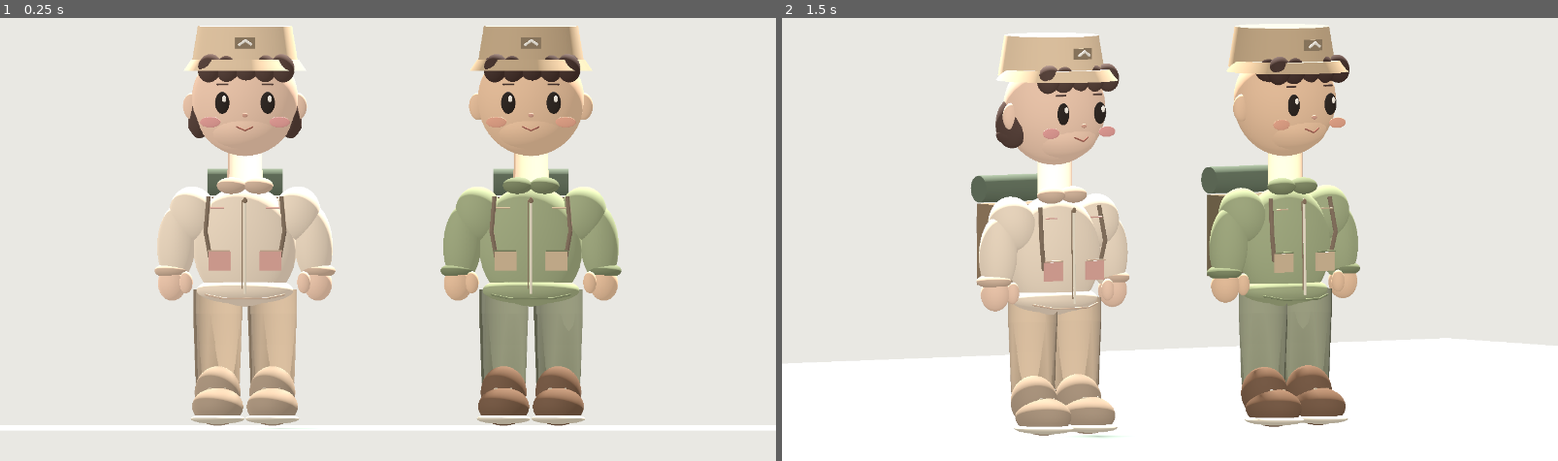
Above: before the commit, frames 1-2 (left to right).
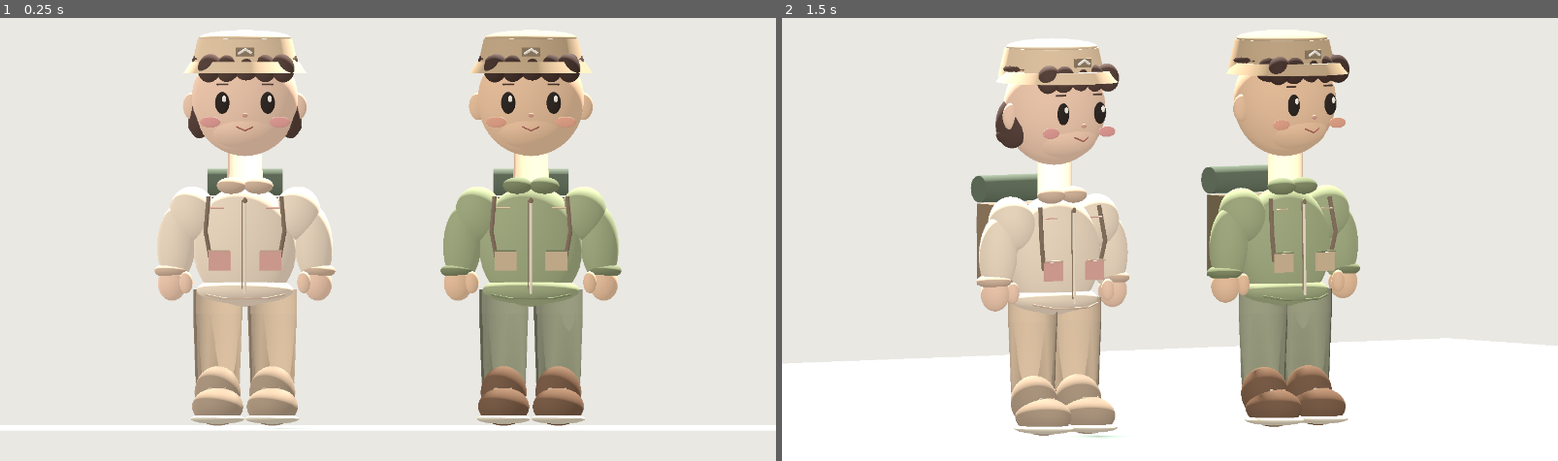
Above: after the commit, the same moments.

Repository: dlsgur3021-ai/inghyuk
Game: Godot game, scene res://main.tscn
Same seed, same stepped clock (60 frames per second), same inputs: the game is played once before the commit and once after it.
Inputs:
- Up to frame 1 (0.25 s): no input
- Up to frame 2 (1.5 s): tap Enter at 0.5 s; tap Space at 1.25 s

The runs differ from the first frame. In frame 1, 1.3% of the frame differs, in the area x 24-77%, y 1-13%; in frame 2, 1.3%, in the area x 27-74%, y 1-16%.

Commit message:
Round off low camping bucket hats and correct badge height

Diff:
--- a/camp-story-capture/main.gd
+++ b/camp-story-capture/main.gd
@@ -470,20 +470,21 @@
     var crown := CylinderMesh.new()
     crown.top_radius = .218
     crown.bottom_radius = .248
-    crown.height = .185
+    crown.height = .132
     crown.radial_segments = 40
     var crown_mesh := mesh_node(root,crown,hat)
-    crown_mesh.position = Vector3(0,1.757,.026)
+    crown_mesh.position = Vector3(0,1.725,.026)
+    ellipsoid(root,Vector3(0,1.797,.025),Vector3(.212,.035,.210),hat)
     var brim := CylinderMesh.new()
     brim.top_radius = .250
     brim.bottom_radius = .284
     brim.height = .051
     brim.radial_segments = 40
     var brim_mesh := mesh_node(root,brim,hat)
-    brim_mesh.position = Vector3(0,1.669,-.020)
-    rounded_box(root,Vector3(0,1.772,-.218),Vector3(.094,.052,.014),"947f64")
+    brim_mesh.position = Vector3(0,1.660,-.020)
+    rounded_box(root,Vector3(0,1.730,-.217),Vector3(.087,.041,.014),"947f64")
     # tiny mountain badge on cap
-    tube_line(root,[Vector3(-.031,1.764,-.228),Vector3(-.002,1.784,-.231),Vector3(.027,1.764,-.228)],.006,"f1eadd")
+    tube_line(root,[Vector3(-.031,1.725,-.227),Vector3(-.002,1.743,-.230),Vector3(.027,1.725,-.227)],.006,"f1eadd")
     # shoulder straps and backpack, modeled behind upper torso.
     for side in [-1.0,1.0]:
         var sx: float=side
